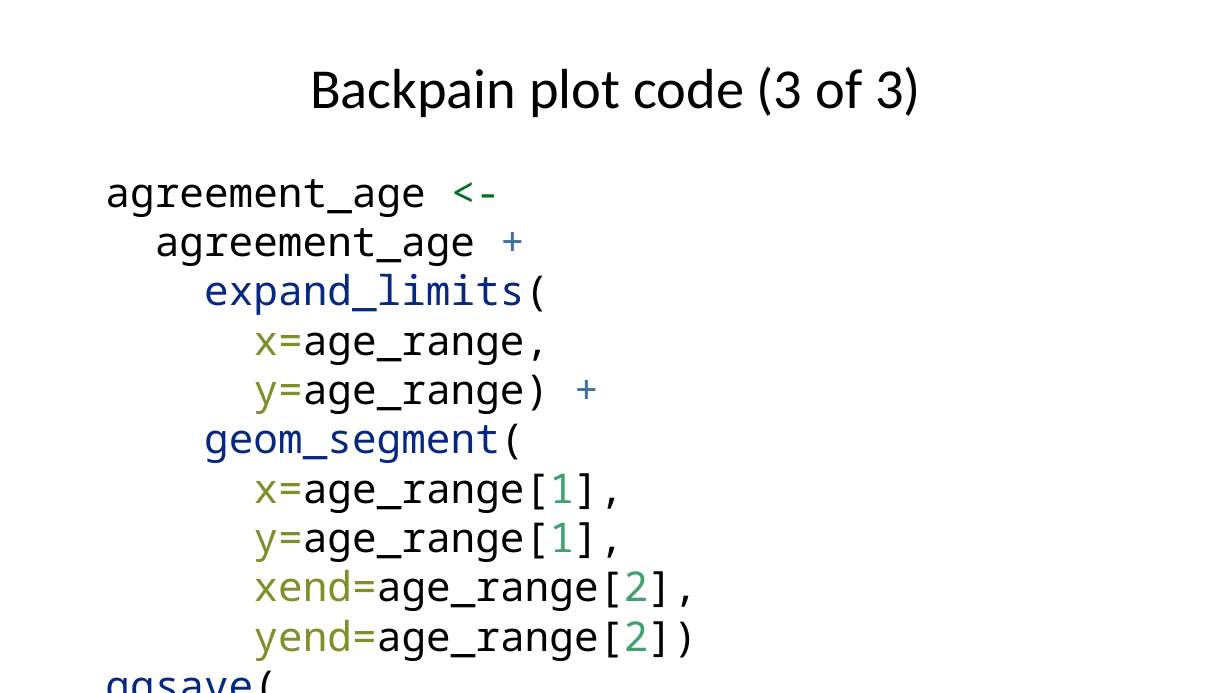
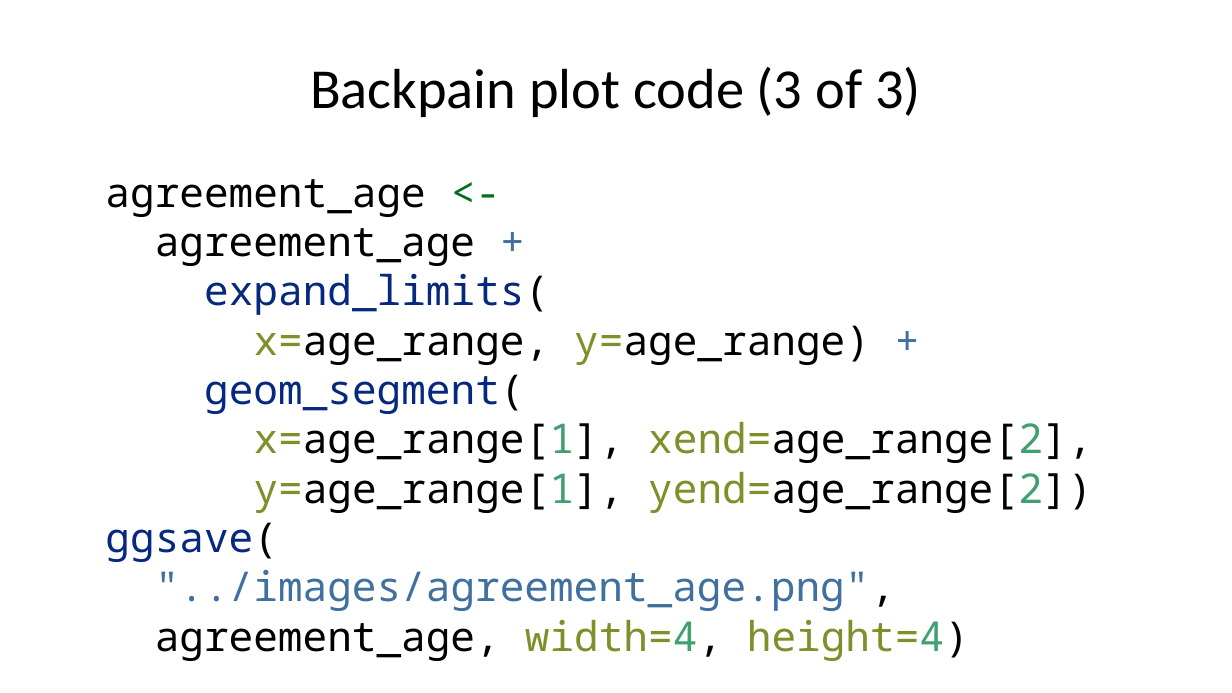
Before and after one commit to pmean/classes, a slide deck: slide 43 of introduction-to-r/results/v06-slides-and-speaker-notes.pptx. Drawn at 1232x693 pixels with LibreOffice and Linux fonts; fonts in the diff are those of the drawing. Boxes give left, top, right and bottom in pixels: in the first picture for what was removed or moved away, otherwise in the second. Text is boxed around its words. In the diff, an @@ line names an element or a change of style, - is before the commit and + after.

```diff
--- a/introduction-to-r/results/v06-slides-and-speaker-notes.pptx
+++ b/introduction-to-r/results/v06-slides-and-speaker-notes.pptx
@@ text at [105,179,1092,661]: text changed @@
-agreement_age <-
-agreement_age +
-expand_limits(
-x=age_range,
-y=age_range) +
-geom_segment(
-x=age_range[1],
-y=age_range[1],
-xend=age_range[2],
-yend=age_range[2])
-ggsave(
-"../images/agreement_age.png",
-agreement_age, width=4, height=4)
+agreement_age <-
+agreement_age +
+expand_limits(
+x=age_range, y=age_range) +
+geom_segment(
+x=age_range[1], xend=age_range[2],
+y=age_range[1], yend=age_range[2])
+ggsave(
+"../images/agreement_age.png",
+agreement_age, width=4, height=4)
```
Also in this commit, not shown: 8 other slides changed, 1 other file.
